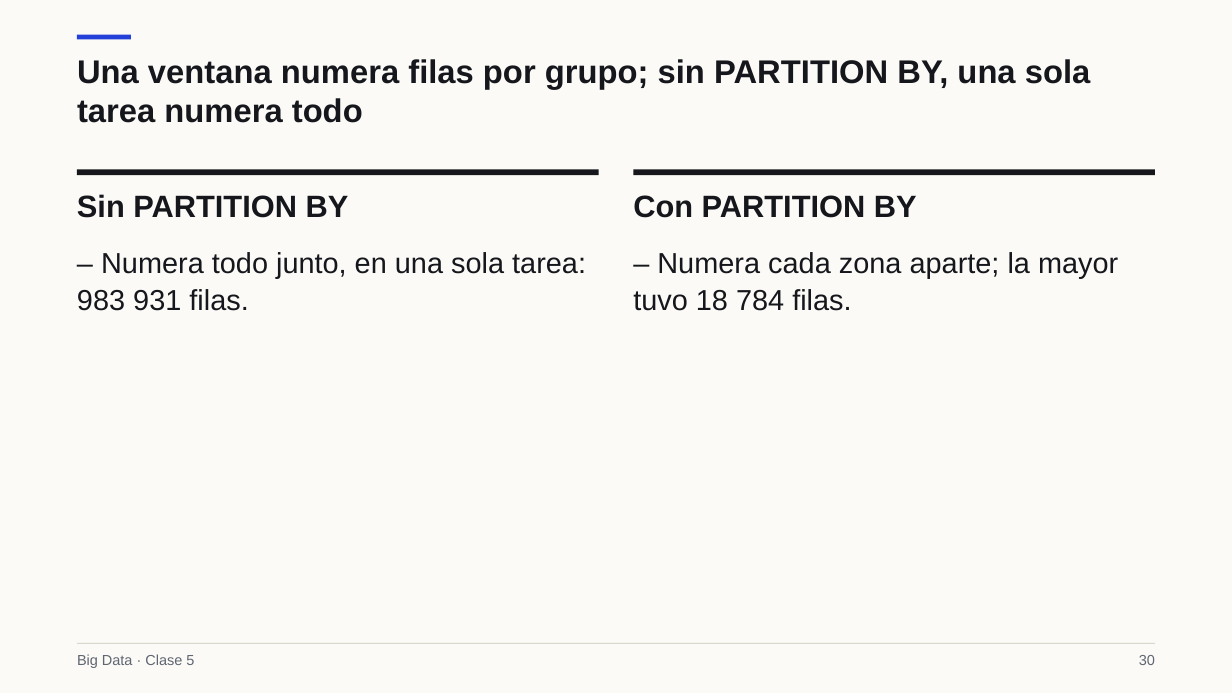
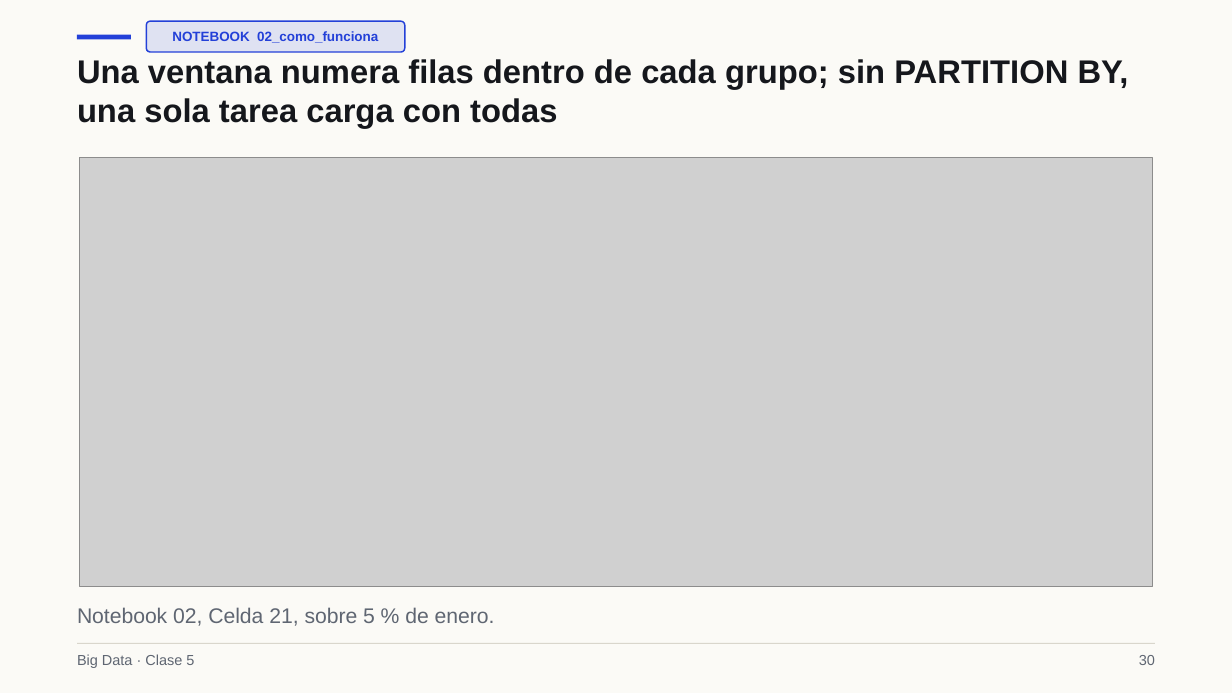
Before and after one commit to Apaezc/bigdata-udem-2026, a slide deck: slide 30 of curso/clase05/deck/slides.pptx. Drawn at 1232x693 pixels with LibreOffice and Linux fonts; fonts in the diff are those of the drawing; grey boxes stand for pictures. Boxes give left, top, right and bottom in pixels: in the first picture for what was removed or moved away, otherwise in the second. Text is boxed around its words. In the diff, an @@ line names an element or a change of style, - is before the commit and + after.

```diff
--- a/curso/clase05/deck/slides.pptx
+++ b/curso/clase05/deck/slides.pptx
@@ rounded rectangle added at [146, 21, 405, 52], fill #DFE2F2, outline #2340D8 1.12 pt @@
@@ text at [77, 59, 1129, 129]: text changed @@
-Una ventana numera filas por grupo; sin PARTITION BY, una sola tarea numera todo
+Una ventana numera filas dentro de cada grupo; sin PARTITION BY, una sola tarea carga con todas
@@ text added at [172, 31, 378, 43], 10.5 pt, text #2340D8, bold @@
+NOTEBOOK 02_como_funciona
@@ rectangle removed at [77, 169, 599, 175] @@
@@ picture added at [79, 158, 1152, 587] @@
@@ rectangle removed at [633, 169, 1155, 175] @@
@@ text removed at [77, 194, 349, 218] @@
-Sin PARTITION BY
@@ text removed at [633, 195, 917, 218] @@
-Con PARTITION BY
@@ text removed at [77, 252, 586, 311] @@
-– Numera todo junto, en una sola tarea: 983 931 filas.
@@ text removed at [633, 252, 1118, 311] @@
-– Numera cada zona aparte; la mayor tuvo 18 784 filas.
@@ text added at [77, 607, 495, 626], 16.5 pt, text #5F6672 @@
+Notebook 02, Celda 21, sobre 5 % de enero.
```
Also in this commit, not shown: 26 other slides changed, 1 slide added, 1 slide removed, 13 other files.
